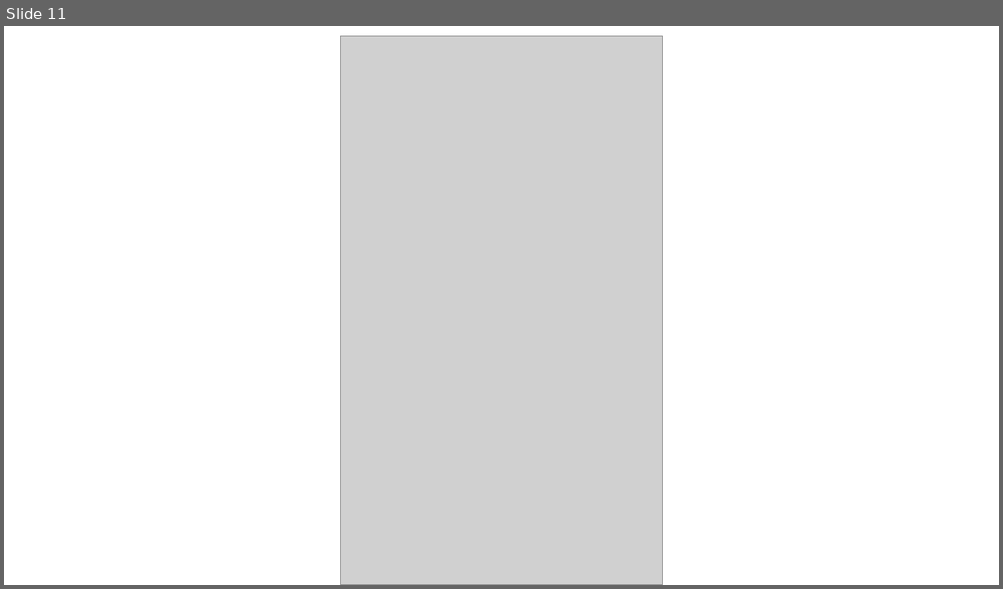
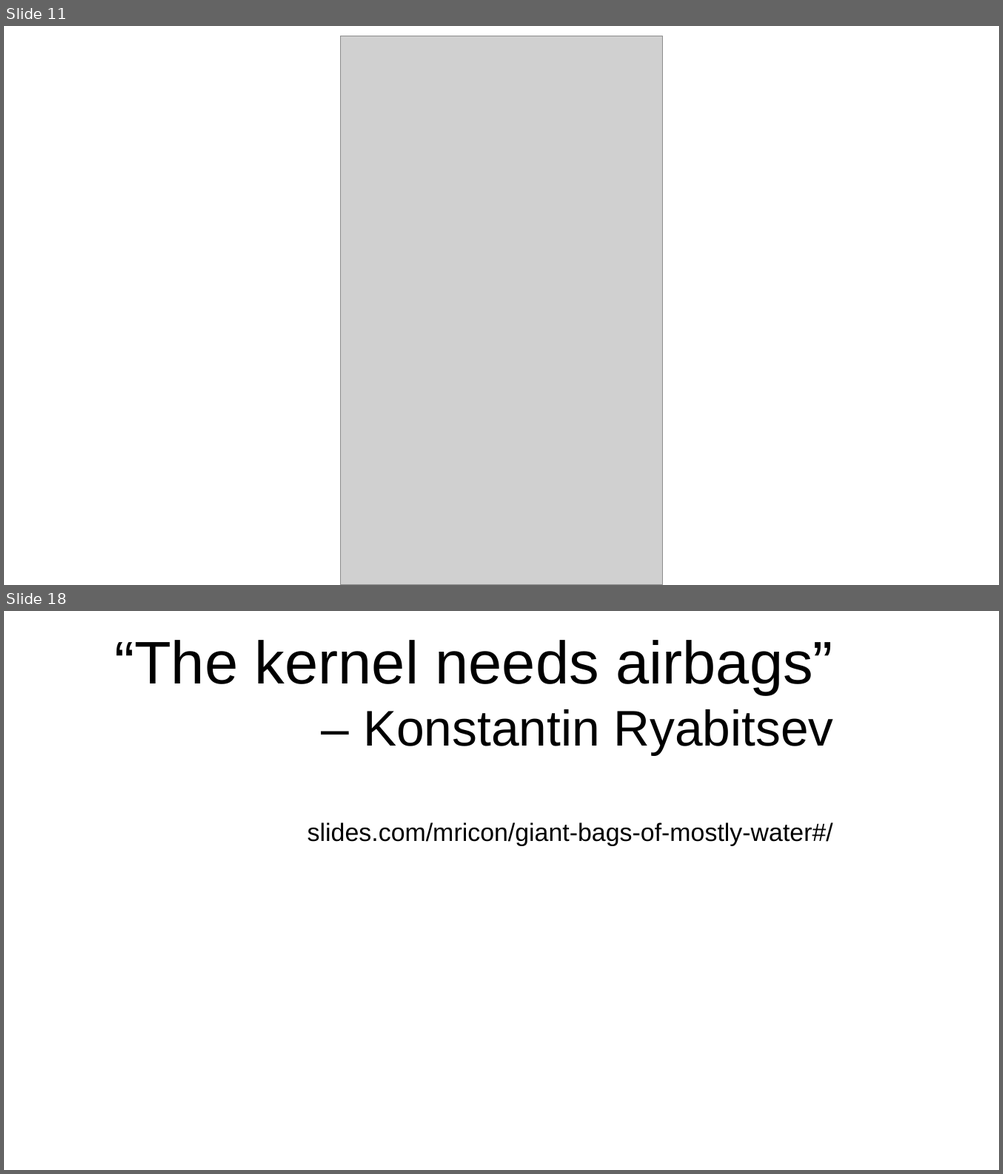
Before and after one commit to gregkh/kernel-development, a slide deck: kernel-development-16x9.odp. Shown one above the other, each under a label of ours: slide 11 before the commit, slides 11 and 18 after it; the slides between them are not shown. The pictures are 1003x589 and 1003x1174 pixels, drawn with LibreOffice and Linux fonts; fonts in the diff are those of the drawing; grey boxes stand for pictures. Boxes give left, top, right and bottom in pixels: in the first picture for what was removed or moved away, otherwise in the second. Text is boxed around its words. In the diff, an @@ line names an element or a change of style, - is before the commit and + after.

```diff
--- a/kernel-development-16x9.odp
+++ b/kernel-development-16x9.odp
@@ slide 18 added at (4, 611, 999, 1170), background #FFFFFF @@
@@ text added at (114, 640, 834, 846), 20 pt, text #000000 @@
+“The kernel needs airbags”
+– Konstantin Ryabitsev
+slides.com/mricon/giant-bags-of-mostly-water#/
```
Also in this commit, not shown: 10 slides changed, 1 slide removed, 2 other files.
